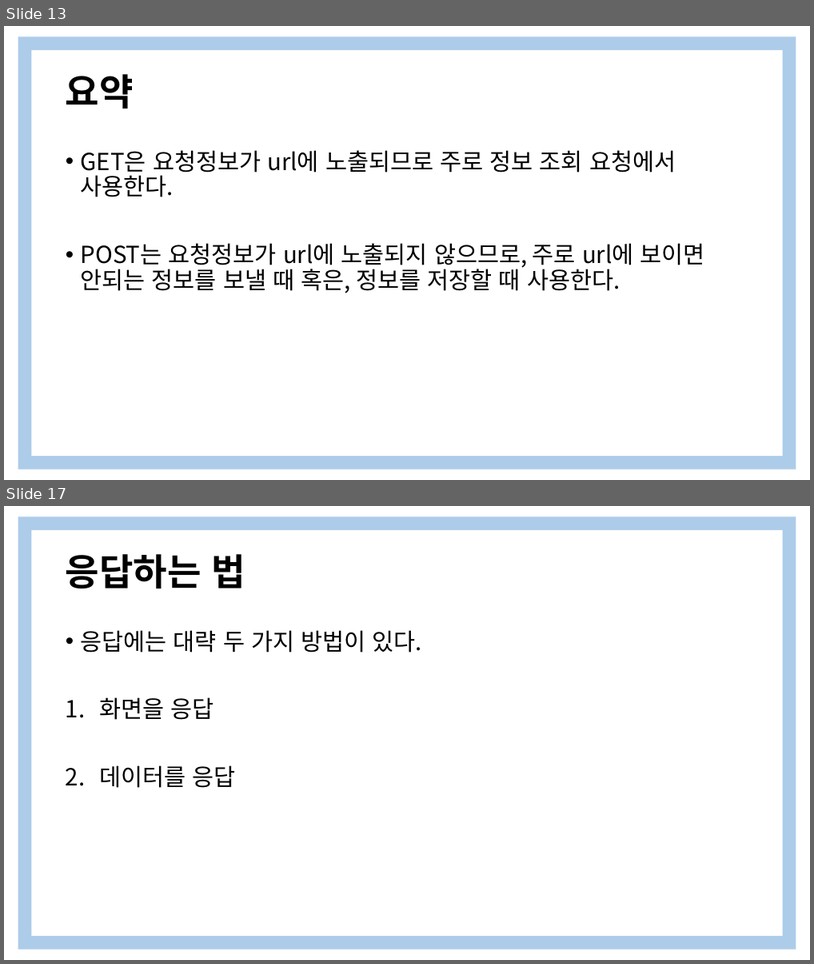
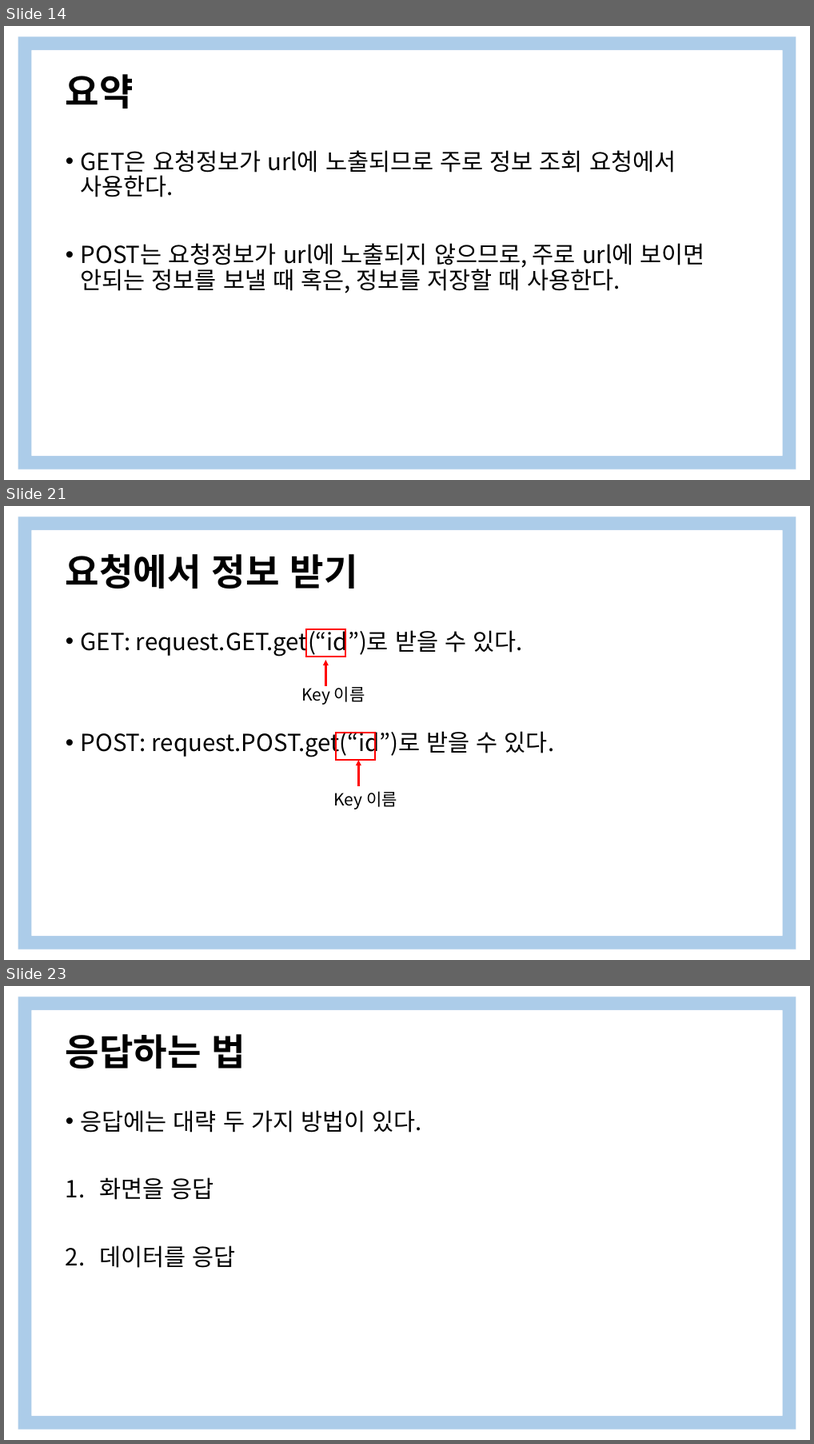
Before and after one commit to yooooonshine/django_seminar, a slide deck: 2주차/Django 특강 2Weeks.pptx. Shown one above the other, each under a label of ours: slides 13 and 17 before the commit, slides 14, 21 and 23 after it; the slides between them are not shown. The pictures are 814x964 and 814x1444 pixels, drawn with LibreOffice and Linux fonts; fonts in the diff are those of the drawing. Boxes give left, top, right and bottom in pixels: in the first picture for what was removed or moved away, otherwise in the second. Text is boxed around its words. In the diff, an @@ line names an element or a change of style, - is before the commit and + after.

```diff
--- a/2주차/Django 특강 2Weeks.pptx
+++ b/2주차/Django 특강 2Weeks.pptx
@@ slide 21 added at (4, 506, 810, 960), background #FFFFFF; not listed: 1 template element that a slide beside it also shows @@
@@ title added at (66, 554, 358, 588), 44 pt, text #000000, bold @@
+요청에서 정보 받기
@@ text added at (81, 628, 554, 758), 28 pt, text #000000 @@
+• GET: request.GET.get(“id”)로 받을 수 있다.
+• POST: request.POST.get(“id”)로 받을 수 있다.
@@ rectangle added at (306, 629, 346, 656), outline #FF0000 2.25 pt @@
@@ arrow added from (326, 686) to (326, 660), #FF0000 2.25 pt @@
@@ text added at (302, 684, 366, 704), 20 pt, text #000000 @@
+Key 이름
@@ rectangle added at (336, 732, 375, 760), outline #FF0000 2.25 pt @@
@@ arrow added from (358, 786) to (358, 760), #FF0000 2.25 pt @@
@@ text added at (334, 791, 398, 809), 20 pt, text #000000 @@
+Key 이름
@@ what was slide 13 is now slide 14 @@
@@ what was slide 17 is now slide 23 @@
```
Also in this commit, not shown: 5 slides changed, 10 other slides added, 4 slides removed.
